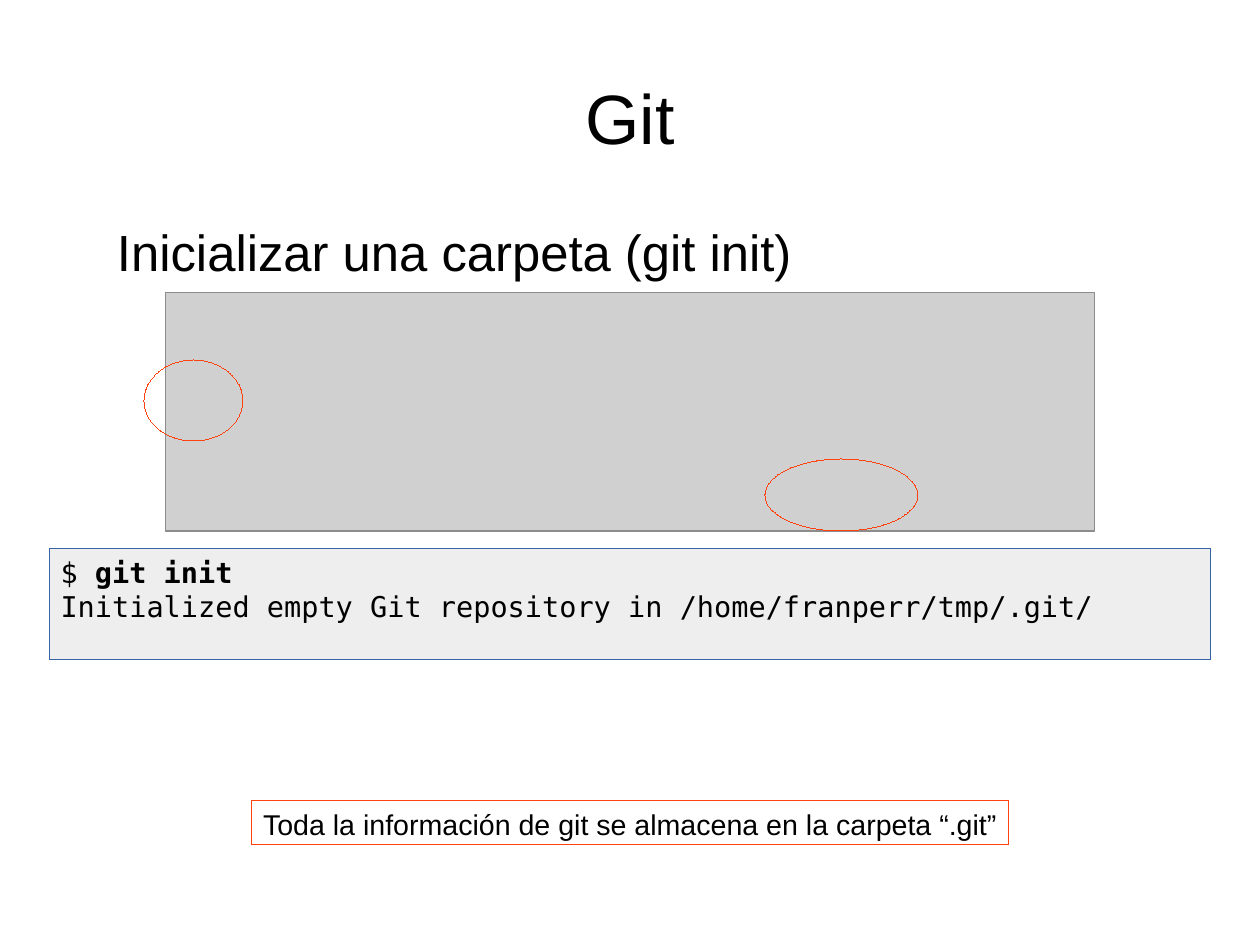
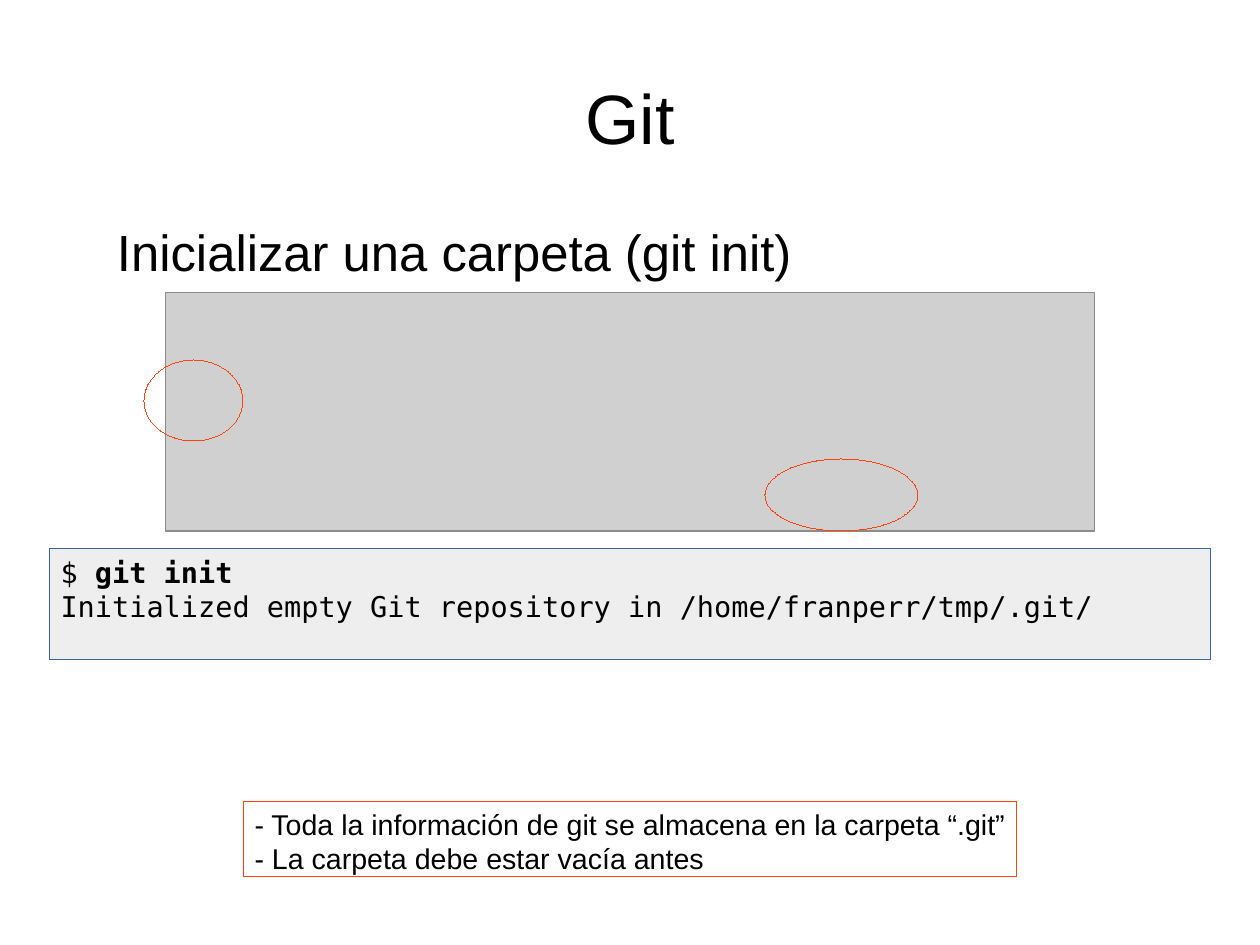
Before and after one commit to franperr/introduccion-git-github, a slide deck: slide 8 of Diapositivas.odp. Drawn at 1260x945 pixels with LibreOffice and Linux fonts; fonts in the diff are those of the drawing; grey boxes stand for pictures. Boxes give left, top, right and bottom in pixels: in the first picture for what was removed or moved away, otherwise in the second. Text is boxed around its words. In the diff, an @@ line names an element or a change of style, - is before the commit and + after.

Commit message:
Información sobre remote server

```diff
--- a/Diapositivas.odp
+++ b/Diapositivas.odp
@@ rectangle "- Toda la información de ...": place and size @@
-rectangle "- Toda la información de ..." at (252, 802, 1008, 845)
+rectangle "- Toda la información de ..." at (244, 802, 1018, 877)
@@ text in rectangle at (271, 814, 1005, 875): text changed @@
-Toda la información de git se almacena en la carpeta “.git”
+- Toda la información de git se almacena en la carpeta “.git”
+- La carpeta debe estar vacía antes
```
Also in this commit, not shown: 2 other slides changed, 5 slides added.
